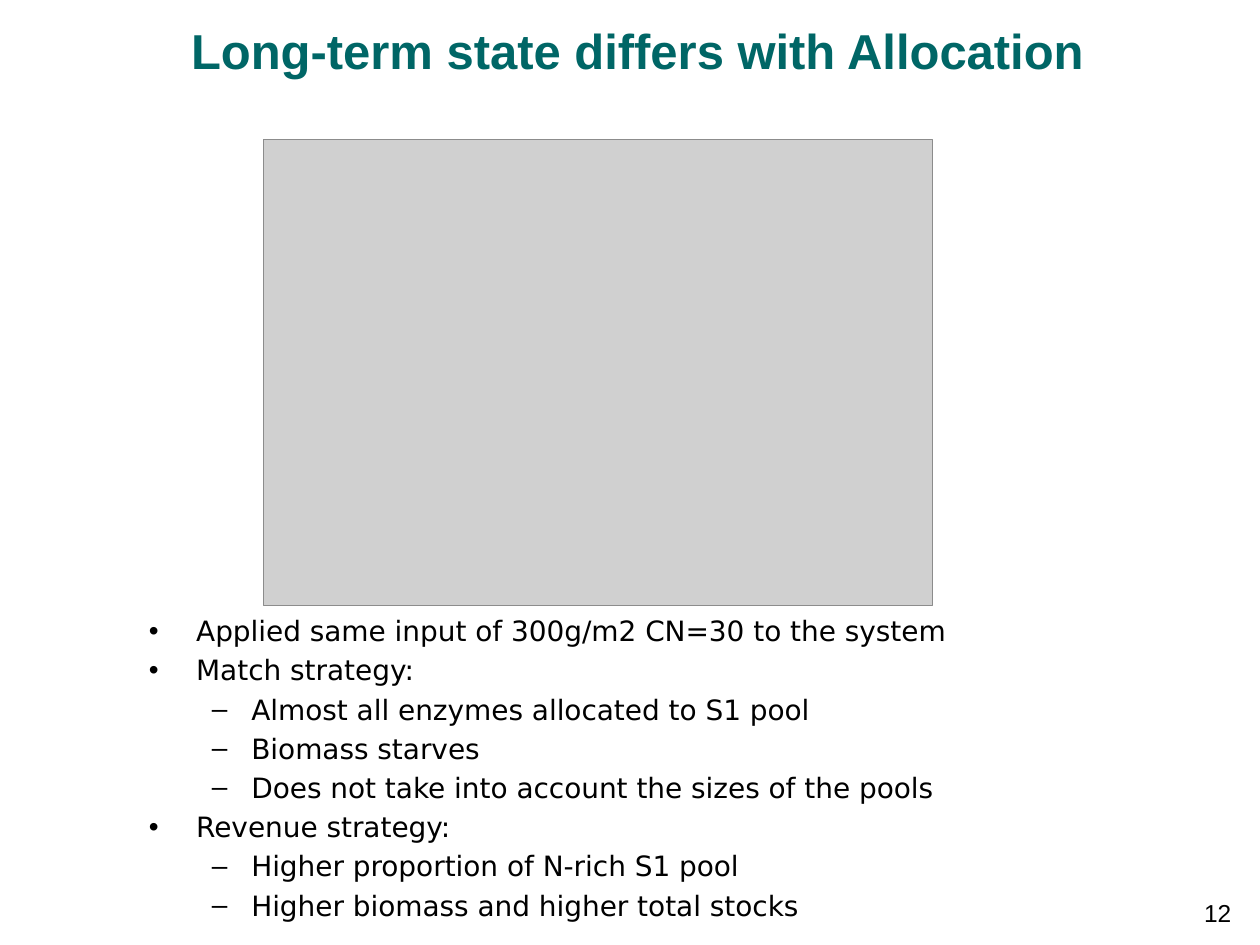
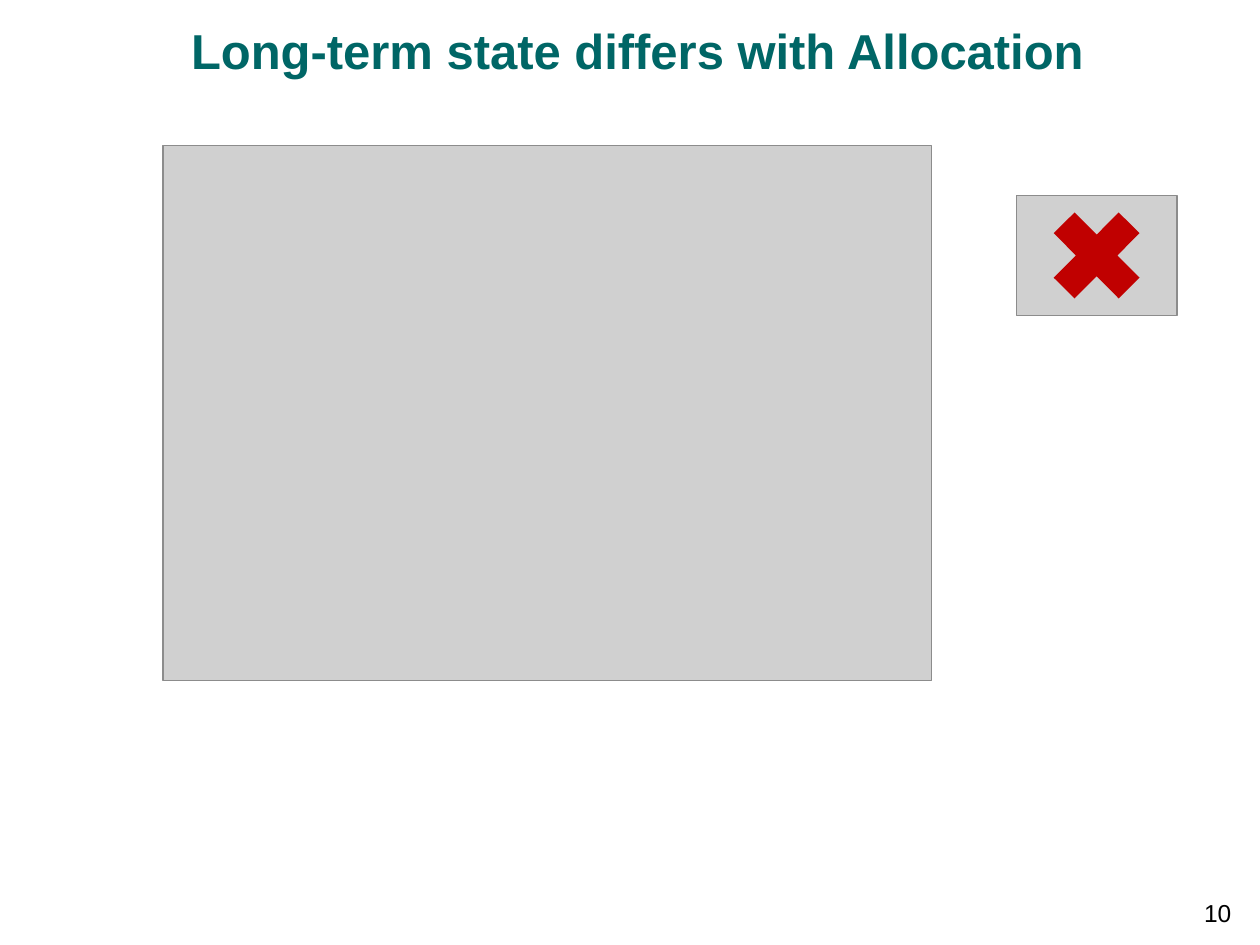
Before and after one commit to bgctw/sesam, a slide deck: slide 10 of inst/egu14/wutzler1404_vienna_stoichiometry.pptx (slide 12 before the commit). Drawn at 1260x945 pixels with LibreOffice and Linux fonts; fonts in the diff are those of the drawing; grey boxes stand for pictures; background and template pictures are left out. Boxes give left, top, right and bottom in pixels: in the first picture for what was removed or moved away, otherwise in the second. Text is boxed around its words. In the diff, an @@ line names an element or a change of style, - is before the commit and + after.

```diff
--- a/inst/egu14/wutzler1404_vienna_stoichiometry.pptx
+++ b/inst/egu14/wutzler1404_vienna_stoichiometry.pptx
@@ picture resized from (x1=263, y1=140, x2=932, y2=606) to (x1=163, y1=146, x2=931, y2=682) @@
@@ picture added at (x1=1017, y1=195, x2=1178, y2=315) @@
@@ cross added at (x1=1034, y1=193, x2=1159, y2=319), fill #C00000 @@
@@ text removed at (x1=196, y1=619, x2=946, y2=922) @@
-• Applied same input of 300g/m2 CN=30 to the system
-• Match strategy:
-  – Almost all enzymes allocated to S1 pool
-  – Biomass starves
-  – Does not take into account the sizes of the pools
-• Revenue strategy:
-  – Higher proportion of N-rich S1 pool
-  – Higher biomass and higher total stocks
@@ page number at (x1=1204, y1=905, x2=1231, y2=923): text changed @@
-12
+10
```
Also in this commit, not shown: 8 other slides changed, 3 slides added, 3 slides removed, 11 other files.
